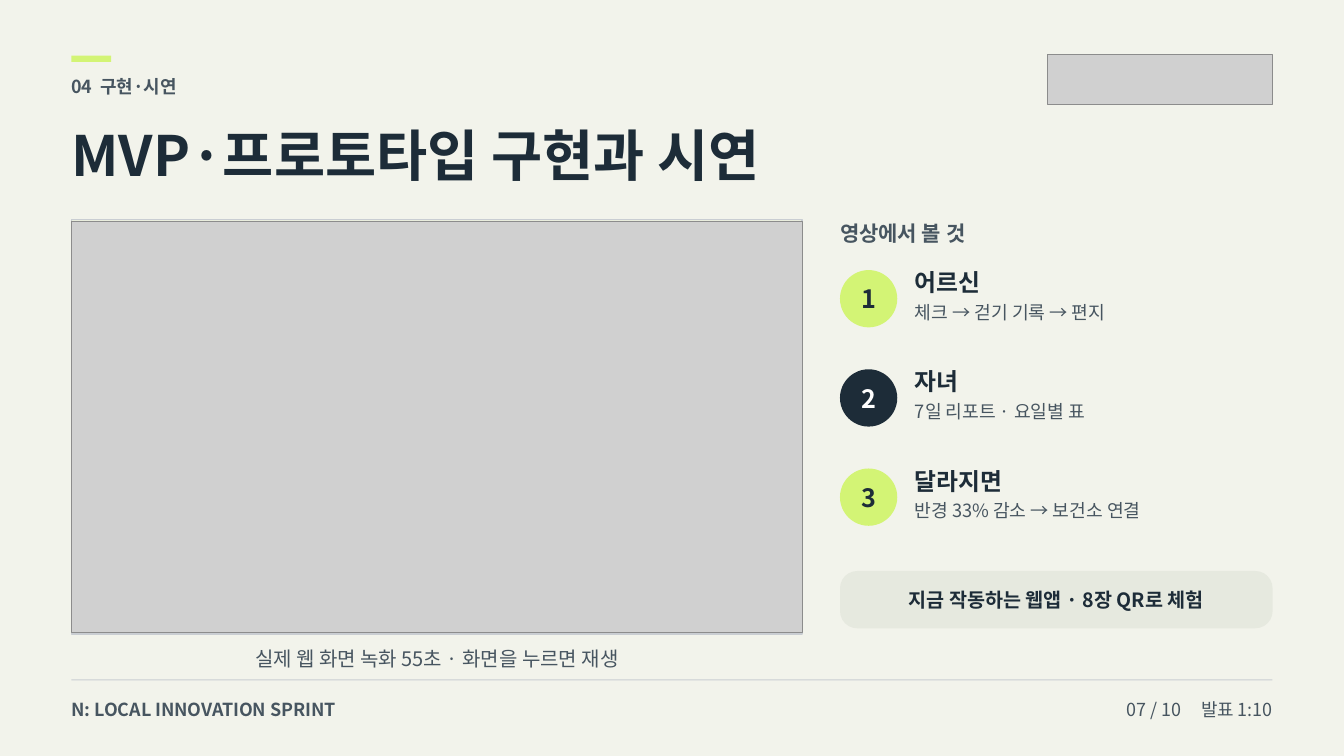
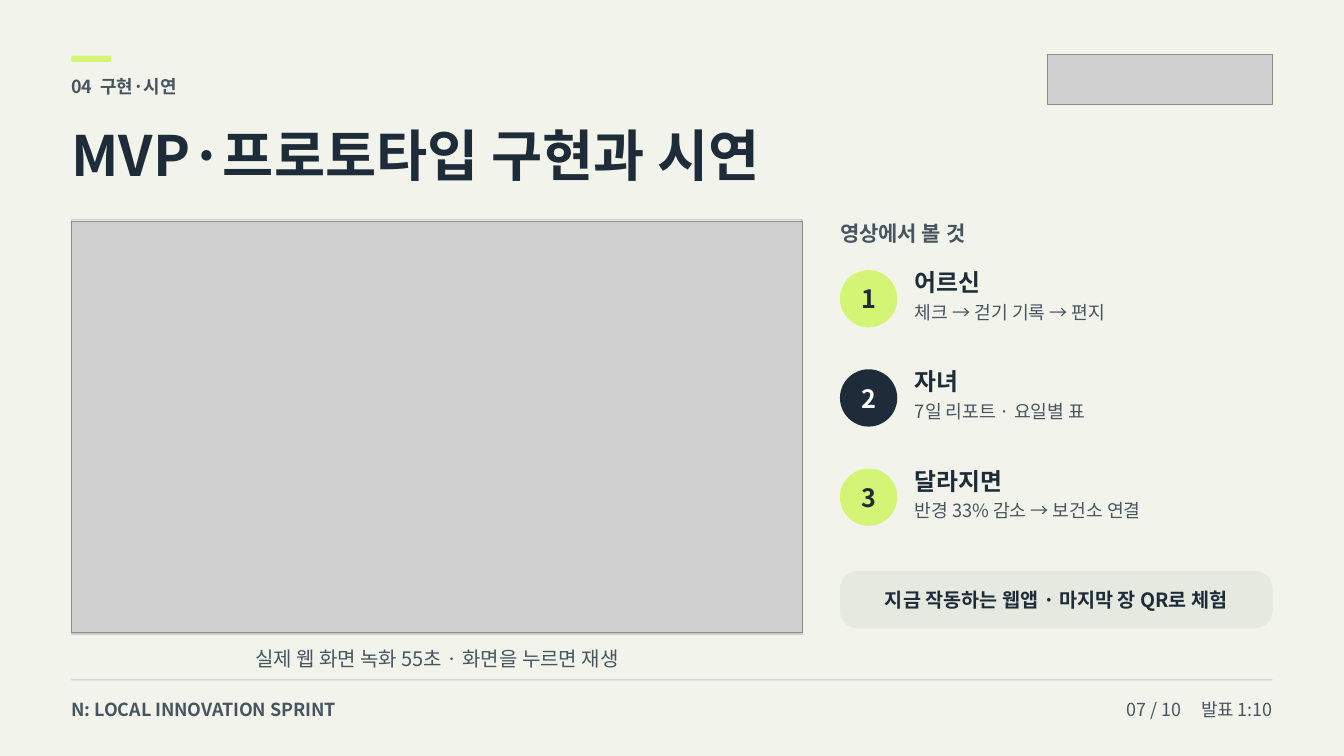
Before and after one commit to howoo101/masil, a slide deck: slide 7 of files/pitch-deck-B.pptx. Drawn at 1344x756 pixels with LibreOffice and Linux fonts; fonts in the diff are those of the drawing; grey boxes stand for pictures. Boxes give left, top, right and bottom in pixels: in the first picture for what was removed or moved away, otherwise in the second. Text is boxed around its words. In the diff, an @@ line names an element or a change of style, - is before the commit and + after.

```diff
--- a/files/pitch-deck-B.pptx
+++ b/files/pitch-deck-B.pptx
@@ text at [885, 590, 1227, 611]: text changed @@
-지금 작동하는 웹앱 · 8장 QR로 체험
+지금 작동하는 웹앱 · 마지막 장 QR로 체험
```
Also in this commit, not shown: 2 other slides changed, 1 other file.
